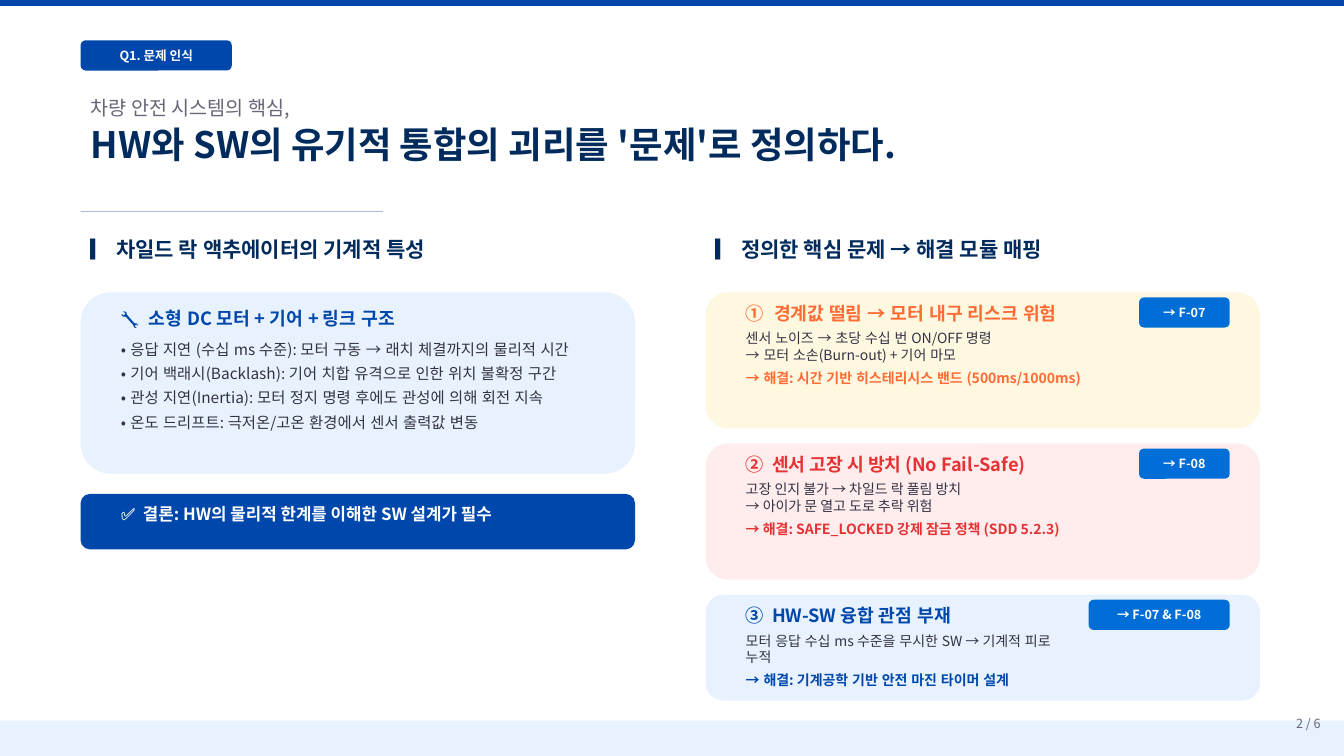
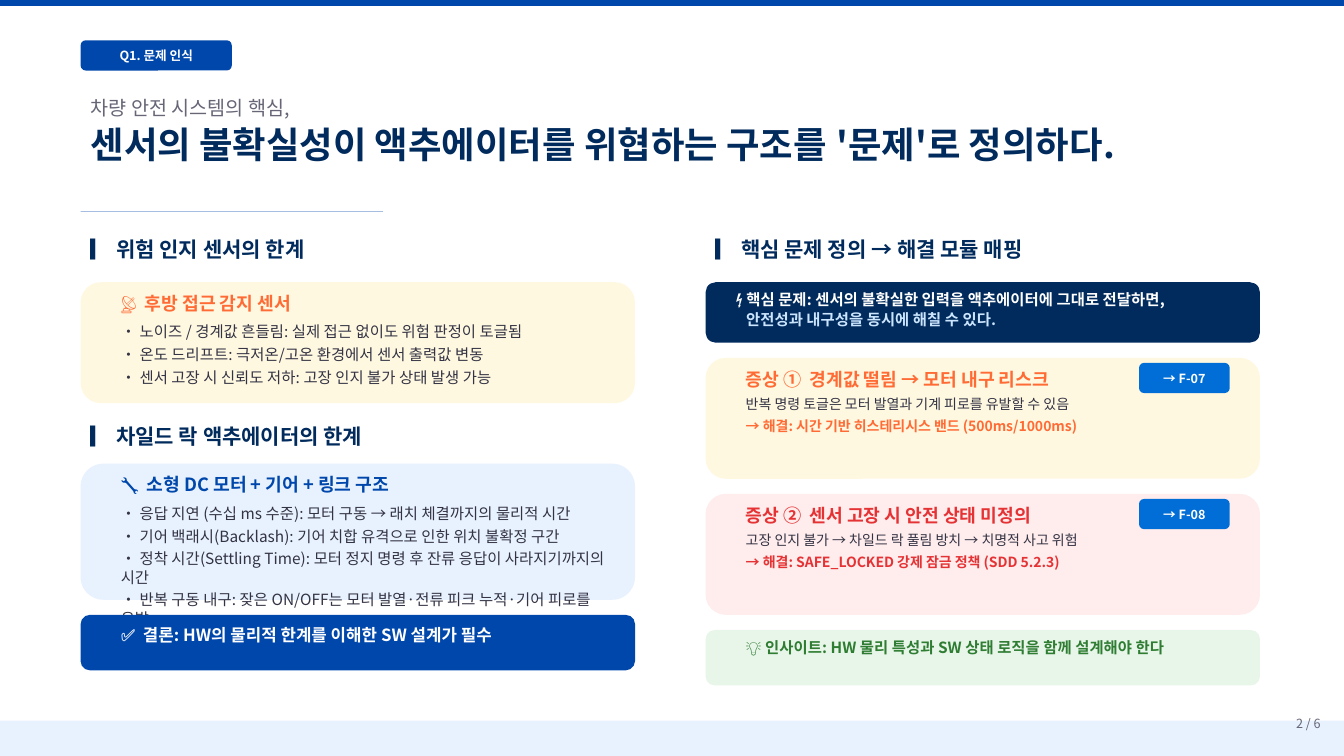
Before and after one commit to MBP-T05/MBP-T05-ChildLock, a slide deck: slide 2 of docs/SL_온라인PT_발표자료.pptx. Drawn at 1344x756 pixels with LibreOffice and Linux fonts; fonts in the diff are those of the drawing. Boxes give left, top, right and bottom in pixels: in the first picture for what was removed or moved away, otherwise in the second. Text is boxed around its words. In the diff, an @@ line names an element or a change of style, - is before the commit and + after.

```diff
--- a/docs/SL_온라인PT_발표자료.pptx
+++ b/docs/SL_온라인PT_발표자료.pptx
@@ text at [91, 127, 1115, 162]: text changed @@
-HW와 SW의 유기적 통합의 괴리를 '문제'로 정의하다.
+센서의 불확실성이 액추에이터를 위협하는 구조를 '문제'로 정의하다.
@@ text at [116, 239, 305, 259]: text changed @@
-▎ 차일드 락 액추에이터의 기계적 특성
+▎ 위험 인지 센서의 한계
@@ text at [741, 239, 1023, 259]: text changed @@
-▎ 정의한 핵심 문제 → 해결 모듈 매핑
+▎ 핵심 문제 정의 → 해결 모듈 매핑
@@ rounded rectangle: place and size @@
-rounded rectangle at [81, 292, 635, 474]
+rounded rectangle at [81, 282, 635, 403]
@@ rounded rectangle at [81, 282, 635, 403]: fill #E8F2FF to #FFF8E1 @@
@@ text "📡 후방 접근 감지 센서": place and size @@
-text "📡 후방 접근 감지 센서" at [130, 309, 569, 431]
+text "📡 후방 접근 감지 센서" at [140, 294, 523, 385]
@@ text at [140, 294, 523, 339]: text changed @@
-🔧 소형 DC 모터 + 기어 + 링크 구조
-• 응답 지연 (수십 ms 수준): 모터 구동 → 래치 체결까지의 물리적 시간
-• 기어 백래시(Backlash): 기어 치합 유격으로 인한 위치 불확정 구간
-• 관성 지연(Inertia): 모터 정지 명령 후에도 관성에 의해 회전 지속
+📡 후방 접근 감지 센서
+• 노이즈 / 경계값 흔들림: 실제 접근 없이도 위험 판정이 토글됨
@@ rounded rectangle added at [706, 282, 1260, 343], fill #002B5C @@
@@ text added at [746, 292, 1165, 327], 11 pt, text #FFFFFF, bold @@
+⚡ 핵심 문제: 센서의 불확실한 입력을 액추에이터에 그대로 전달하면,
+안전성과 내구성을 동시에 해칠 수 있다.
@@ text at [140, 347, 483, 363]: less space between paragraphs @@
@@ rounded rectangle: place and size @@
-rounded rectangle at [706, 292, 1260, 429]
+rounded rectangle at [706, 358, 1260, 479]
@@ text at [140, 370, 491, 385]: paragraph added @@
+• 센서 고장 시 신뢰도 저하: 고장 인지 불가 상태 발생 가능
@@ text "증상 ① 경계값 떨림 → ...": place and size @@
-text "증상 ① 경계값 떨림 → ..." at [746, 304, 1081, 386]
+text "증상 ① 경계값 떨림 → ..." at [746, 370, 1077, 434]
@@ text at [746, 370, 1069, 410]: text changed @@
-① 경계값 떨림 → 모터 내구 리스크 위험
-센서 노이즈 → 초당 수십 번 ON/OFF 명령
-→ 모터 소손(Burn-out) + 기어 마모
+증상 ① 경계값 떨림 → 모터 내구 리스크
+반복 명령 토글은 모터 발열과 기계 피로를 유발할 수 있음
@@ rounded rectangle "→ F-07": place and size @@
-rounded rectangle "→ F-07" at [1139, 297, 1230, 328]
+rounded rectangle "→ F-07" at [1139, 363, 1230, 393]
@@ text added at [116, 426, 363, 446], 15 pt, text #002B5C, bold @@
+▎ 차일드 락 액추에이터의 한계
@@ rounded rectangle added at [81, 464, 635, 600], fill #E8F2FF @@
@@ text added at [121, 475, 604, 608], 11 pt, text #333344 @@
+🔧 소형 DC 모터 + 기어 + 링크 구조
+• 응답 지연 (수십 ms 수준): 모터 구동 → 래치 체결까지의 물리적 시간
+• 기어 백래시(Backlash): 기어 치합 유격으로 인한 위치 불확정 구간
+• 정착 시간(Settling Time): 모터 정지 명령 후 잔류 응답이 사라지기까지의 시간
+• 반복 구동 내구: 잦은 ON/OFF는 모터 발열·전류 피크 누적·기어 피로를 유발
@@ rounded rectangle: place and size @@
-rounded rectangle at [706, 444, 1260, 580]
+rounded rectangle at [706, 494, 1260, 615]
@@ text "증상 ② 센서 고장 시 ...": place and size @@
-text "증상 ② 센서 고장 시 ..." at [746, 455, 1060, 537]
+text "증상 ② 센서 고장 시 ..." at [746, 506, 1078, 570]
@@ text at [746, 506, 1078, 546]: text changed @@
-② 센서 고장 시 방치 (No Fail-Safe)
-고장 인지 불가 → 차일드 락 풀림 방치
-→ 아이가 문 열고 도로 추락 위험
+증상 ② 센서 고장 시 안전 상태 미정의
+고장 인지 불가 → 차일드 락 풀림 방치 → 치명적 사고 위험
@@ rounded rectangle "→ F-08": place and size @@
-rounded rectangle "→ F-08" at [1139, 449, 1230, 479]
+rounded rectangle "→ F-08" at [1139, 499, 1230, 529]
@@ rounded rectangle: place and size @@
-rounded rectangle at [81, 494, 635, 549]
+rounded rectangle at [81, 615, 635, 670]
@@ text "✅ 결론: HW의 물리적 한계를 ...": place and size @@
-text "✅ 결론: HW의 물리적 한계를 ..." at [143, 506, 492, 522]
+text "✅ 결론: HW의 물리적 한계를 ..." at [143, 627, 492, 643]
@@ text removed at [746, 606, 1051, 687] @@
-③ HW-SW 융합 관점 부재
-모터 응답 수십 ms 수준을 무시한 SW → 기계적 피로 누적
-→ 해결: 기계공학 기반 안전 마진 타이머 설계
@@ rounded rectangle removed at [1089, 600, 1230, 630] @@
-→ F-07 & F-08
@@ rounded rectangle: place and size @@
-rounded rectangle at [706, 595, 1260, 701]
+rounded rectangle at [706, 630, 1260, 686]
@@ rounded rectangle at [706, 630, 1260, 686]: fill #E8F2FF to #E8F5E9 @@
@@ text added at [765, 640, 1164, 655], 11 pt, text #2E7D32, bold @@
+💡 인사이트: HW 물리 특성과 SW 상태 로직을 함께 설계해야 한다
```
Also in this commit, not shown: 5 other slides changed.
